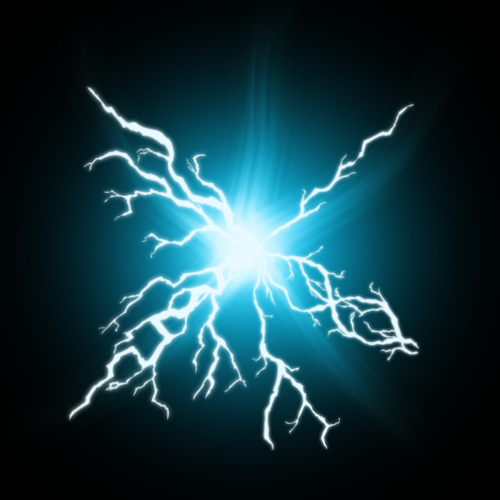
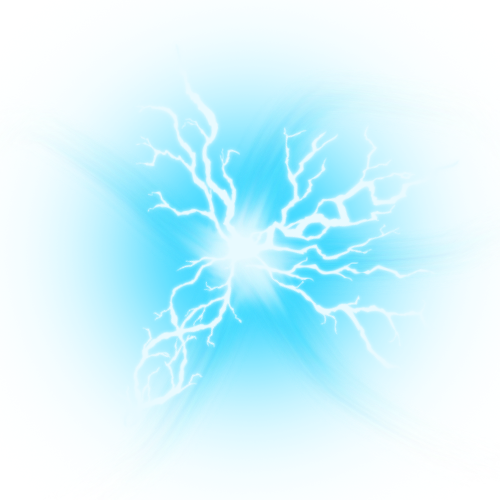
Two versions of the same layered image (500 x 500). Layer-by-layer changes:
showed "Layer 1 copy 4" over [0, 0, 500, 500]
hid "Layer 1 copy" over [0, 0, 500, 500]
hid "Background" over [0, 0, 500, 500]
